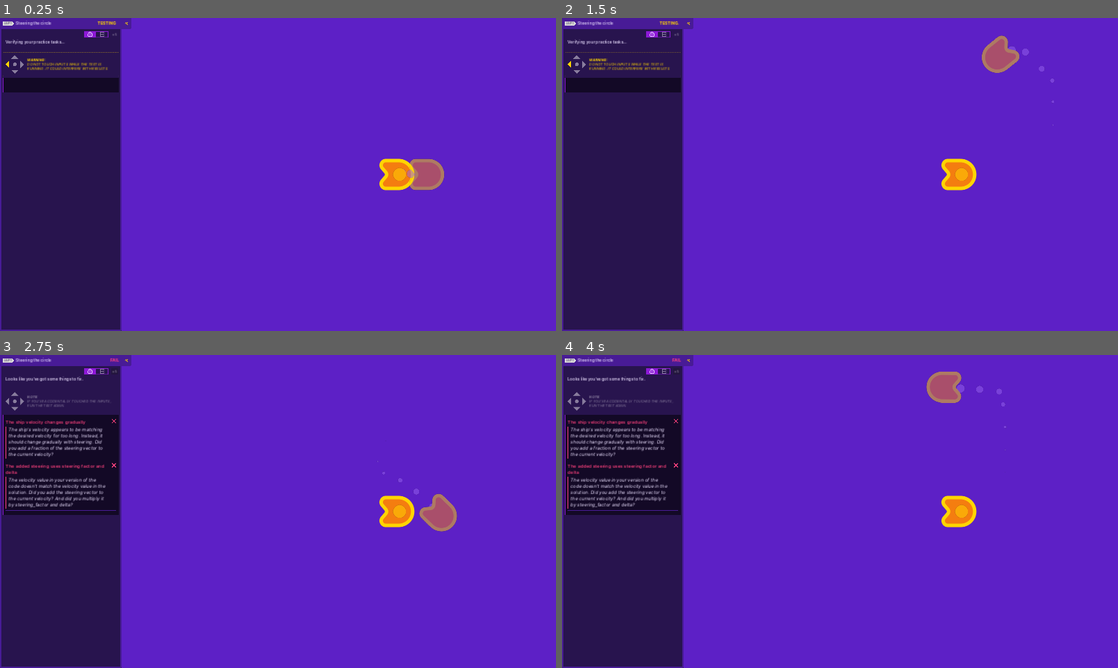
Above: before the commit, frames 1-4 (two rows, left to right).
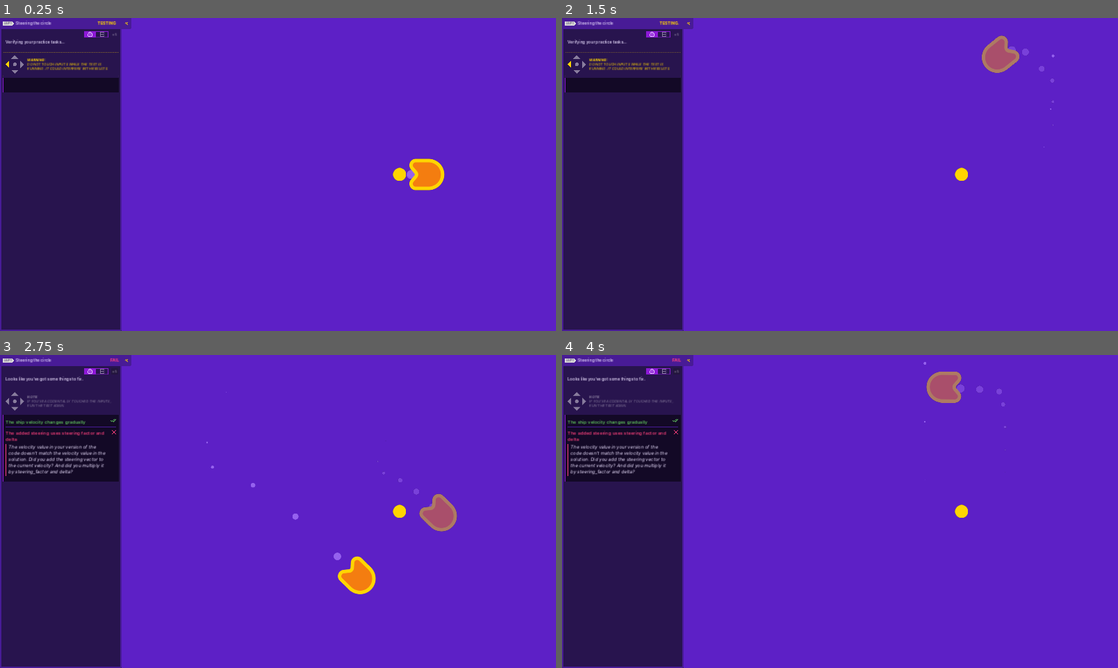
Above: after the commit, the same moments.

Repository: Q8T7/2d-GameDev-Course
Game: Godot game, scene res://practices/L5.P1.steering/steering.tscn
The game is run twice, just before and just after one commit, with the same random seed, the same clock (stepped at 60 frames per second) and the same inputs. This scene is started directly instead of the project's main scene.
Inputs:
- Up to frame 1 (0.25 s): no input
- Up to frame 2 (1.5 s): hold D (move_right) 0.53-1.28 s; tap Space (boost) at 0.6, 1.35 s; hold S (move_down) from 1.28 s (still down)
- Up to frame 3 (2.75 s): release S (move_down) at 2.03 s; hold D (move_right) from 2.03 s (still down); tap Space (boost) at 2.1 s
- Up to frame 4 (4 s): release D (move_right) at 2.78 s; hold W (move_up) 2.78-3.53 s; tap Space (boost) at 2.85, 3.6 s; hold A (move_left) from 3.53 s (still down)

The runs differ from the first frame. In frame 1, 1.1% of the frame differs, in the area x 68-80%, y 44-56%; in frame 2, 0.6%; in frame 3, 4.9%, in the area x 0-75%, y 11-77%; in frame 4, 4.3%.
Error after the commit: Attempt to call function 'start' in base 'null instance' on a null instance. (res://practices/L5.P1.steering/steering.gd:21)

Commit message:
L5 and practices complete

Diff:
--- a/04.to_space_and_beyond_workbook/practices/L5.P1.steering/steering.gd
+++ b/04.to_space_and_beyond_workbook/practices/L5.P1.steering/steering.gd
@@ -1,6 +1,9 @@
 extends Sprite2D
 
-var max_speed := 600.0
+var boost_speed := 1500.0
+var normal_speed := 600.0
+
+var max_speed := normal_speed
 var velocity := Vector2(0, 0)
 var steering_factor := 10.0
 
@@ -13,9 +16,18 @@
 	if direction.length() > 1.0:
 		direction = direction.normalized()
 
-	# Add code to calculate the desired velocity, the steering,
-	# and add to the current velocity before changing the position.
+	if Input.is_action_just_pressed("boost"):
+		max_speed = boost_speed
+		get_node("Timer").start()
+
+	var desired_velocity := max_speed * direction
+	var steering_vector := desired_velocity - velocity
+	velocity += steering_vector * steering_factor * delta
 	position += velocity * delta
 
 	if direction.length() > 0.0:
 		rotation = velocity.angle()
+
+
+func _on_timer_timeout() -> void:
+	max_speed = normal_speed
--- a/04.to_space_and_beyond_workbook/practices/L5.P1.steering/steering.tscn
+++ b/04.to_space_and_beyond_workbook/practices/L5.P1.steering/steering.tscn
@@ -1,9 +1,9 @@
-[gd_scene load_steps=8 format=3]
+[gd_scene load_steps=8 format=3 uid="uid://dxke5pst66wkc"]
 
-[ext_resource type="Texture2D" path="res://assets/practice_assets/shape_ship.png" id="1_43x22"]
+[ext_resource type="Texture2D" uid="uid://d1xp2mgpkkc42" path="res://assets/practice_assets/shape_ship.png" id="1_43x22"]
 [ext_resource type="Script" path="res://practices/L5.P1.steering/steering.gd" id="2_fdpd8"]
-[ext_resource type="Texture2D" path="res://assets/practice_assets/ellipse_white.png" id="3_ovrv2"]
-[ext_resource type="Texture2D" path="res://assets/practice_assets/ellipse_yellow.png" id="4_q4dmt"]
+[ext_resource type="Texture2D" uid="uid://bkueifls7csiy" path="res://assets/practice_assets/ellipse_white.png" id="3_ovrv2"]
+[ext_resource type="Texture2D" uid="uid://ci5b253al1tus" path="res://assets/practice_assets/ellipse_yellow.png" id="4_q4dmt"]
 
 [sub_resource type="Curve" id="Curve_p40xv"]
 _data = [Vector2(0, 0.663194), 0.0, 0.0, 0, 0, Vector2(1, 0), -0.0319997, 0.0, 0, 0]
